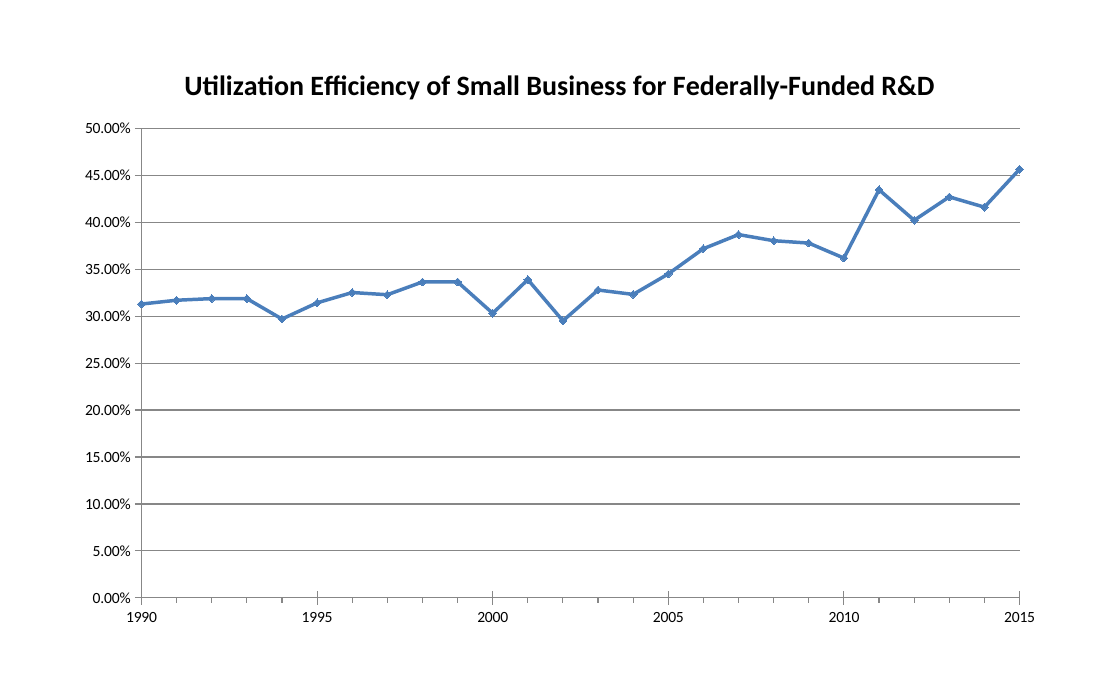
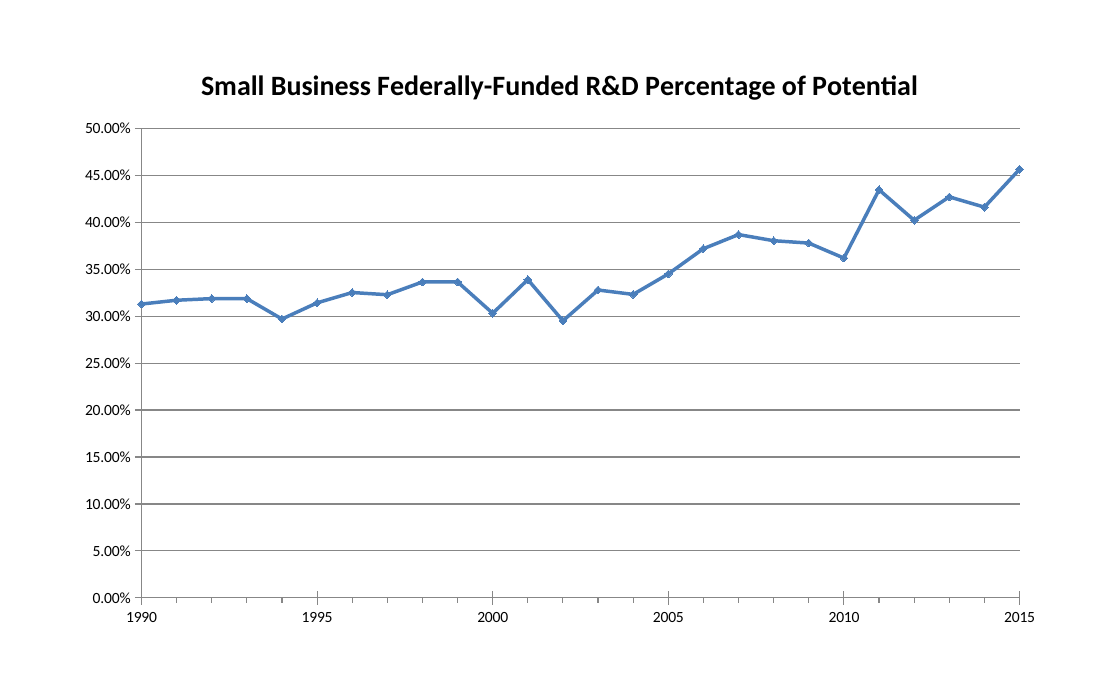
Before and after one commit to SLU-Courses-Townes/POLS6310, a slide deck: slide 6 of FinalProject/Docs/Townes_POLS6310_2019_Spring_FinalProject_Presentation_v00.pptx (slide 5 before the commit). Drawn at 1120x700 pixels with LibreOffice and Linux fonts; fonts in the diff are those of the drawing. Boxes give left, top, right and bottom in pixels: in the first picture for what was removed or moved away, otherwise in the second. Text is boxed around its words. In the diff, an @@ line names an element or a change of style, - is before the commit and + after.

```diff
--- a/FinalProject/Docs/Townes_POLS6310_2019_Spring_FinalProject_Presentation_v00.pptx
+++ b/FinalProject/Docs/Townes_POLS6310_2019_Spring_FinalProject_Presentation_v00.pptx
@@ scatter lines chart at [65, 45, 1055, 638] @@
@@ title "Utilization Efficiency of Small Business for Federally-Funded R&D" to "Small Business Federally-Funded R&D Percentage of Potential" @@
```
Also in this commit, not shown: 4 other slides changed, 3 slides added, 2 slides removed.
